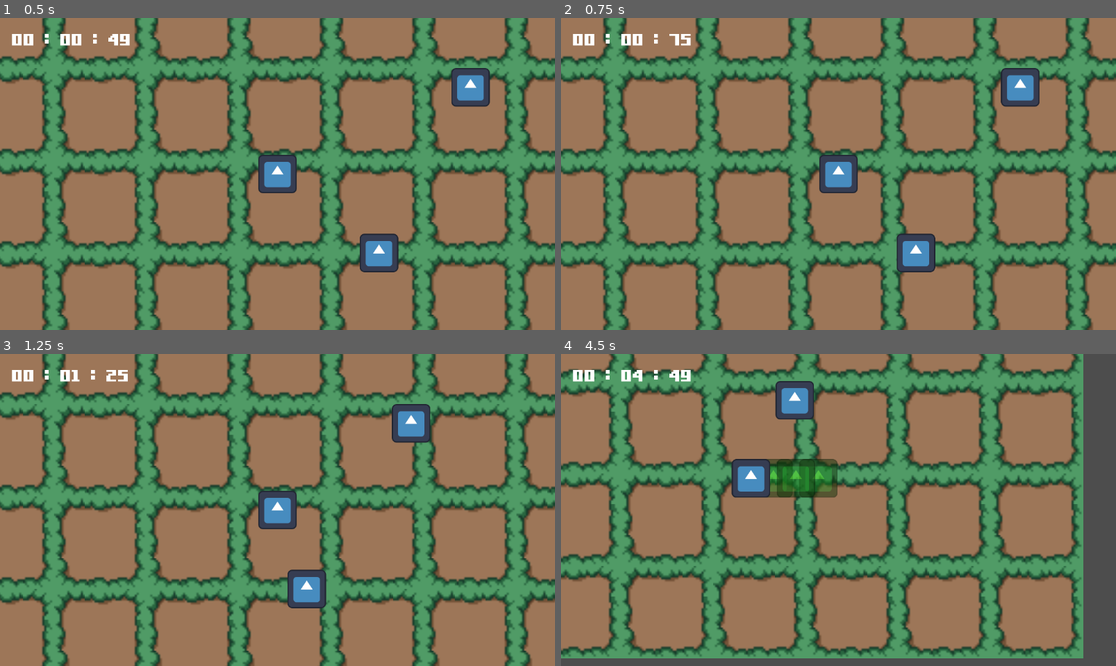
Above: before the commit, frames 1-4 (two rows, left to right).
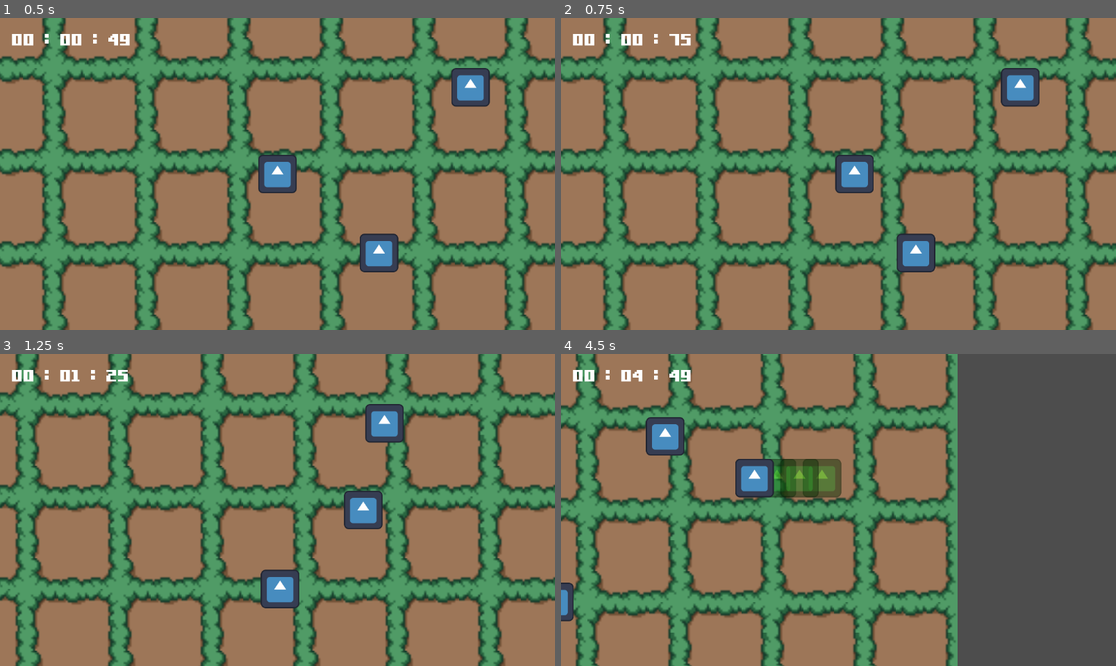
Above: after the commit, the same moments.

Repository: jpsalim21/gameoffjam2024
Game: Godot game, scene res://Cenas/CenaTeste.tscn
Two runs of this game, one before a commit and one after it. Both use one fixed random seed, a clock stepped at 60 frames per second and the inputs below. The engine's default icon, where the game draws it, is replaced by a stand-in: a white triangle on a blue panel in a dark square.
Inputs:
- Up to frame 1 (0.5 s): no input
- Up to frame 2 (0.75 s): hold D (direita) from 0.53 s (still down); hold J (Ataque) from 0.53 s (still down)
- Up to frame 3 (1.25 s): keep holding D (direita); keep holding J (Ataque)
- Up to frame 4 (4.5 s): release D (direita) at 1.28 s; release J (Ataque) at 1.28 s; hold S (baixo) 1.28-2.03 s; tap J (Ataque) at 1.35, 2.3, 2.85 s; hold D (direita) 2.03-2.78 s; hold L (SlowMotion) 2.03-2.78 s; hold W (cima) 2.78-3.53 s; hold J (Ataque) 3.53-4.28 s; hold A (esquerda) from 3.53 s (still down); tap L (SlowMotion) at 4.35 s

Frame 1 is identical in both runs. In frame 2, 0.9% of the frame differs, in the area x 46-57%, y 43-57%; in frame 3, 53%; in frame 4, 74%, in the area x 0-95%, y 0-100%.

Commit message:
Arruma ataque do personagem

Diff:
--- /dev/null
+++ b/Cenas/MenuInicial.tscn
@@ -0,0 +1,51 @@
+[gd_scene load_steps=2 format=3 uid="uid://d6mhugrt11bb"]
+
+[ext_resource type="FontFile" uid="uid://d1cninfllmpo" path="res://Fonts/Gamer.ttf" id="1_wcnkw"]
+
+[node name="Node" type="Node"]
+
+[node name="CanvasLayer" type="CanvasLayer" parent="."]
+
+[node name="Label" type="Label" parent="CanvasLayer"]
+anchors_preset = 5
+anchor_left = 0.5
+anchor_right = 0.5
+offset_left = -52.5
+offset_top = 90.0
+offset_right = 52.5
+offset_bottom = 113.0
+grow_horizontal = 2
+theme_override_fonts/font = ExtResource("1_wcnkw")
+theme_override_font_sizes/font_size = 76
+text = "Game off jam"
+horizontal_alignment = 1
+
+[node name="VBoxContainer" type="VBoxContainer" parent="CanvasLayer"]
+anchors_preset = 7
+anchor_left = 0.5
+anchor_top = 1.0
+anchor_right = 0.5
+anchor_bottom = 1.0
+offset_left = -170.5
+offset_top = -325.0
+offset_right = 170.5
+grow_horizontal = 2
+grow_vertical = 0
+
+[node name="Button" type="Button" parent="CanvasLayer/VBoxContainer"]
+layout_mode = 2
+theme_override_fonts/font = ExtResource("1_wcnkw")
+theme_override_font_sizes/font_size = 56
+text = "Jogar"
+
+[node name="Button2" type="Button" parent="CanvasLayer/VBoxContainer"]
+layout_mode = 2
+theme_override_fonts/font = ExtResource("1_wcnkw")
+theme_override_font_sizes/font_size = 56
+text = "Opções"
+
+[node name="Button3" type="Button" parent="CanvasLayer/VBoxContainer"]
+layout_mode = 2
+theme_override_fonts/font = ExtResource("1_wcnkw")
+theme_override_font_sizes/font_size = 56
+text = "Sair"
--- a/Scripts/Player.gd
+++ b/Scripts/Player.gd
@@ -11,7 +11,7 @@
 		direction = Input.get_vector("esquerda", "direita", "cima", "baixo")
 		velocity = direction.normalized() * SPEED
 	else:
-		velocity = direction * DASHSPEED
+		velocity = direction.normalized() * DASHSPEED
 	move_and_slide()
 
 func _unhandled_input(event: InputEvent) -> void:
@@ -20,34 +20,9 @@
 	if event.is_action_pressed("Ataque"):
 		atacarInimigo()
 
-
-var listaInimigos : Array[InimigoBase] = []
-
-func _detectouInimigo(body: Node2D) -> void:
-	listaInimigos.append(body as InimigoBase)
-	pass # Replace with function body.
-
-func _inimigoSaiu(body: Node2D) -> void:
-	listaInimigos.erase(body as InimigoBase)
-
 func atacarInimigo():
-	if listaInimigos.is_empty():
-		dashing = true
-		return
-
-	var alvo : InimigoBase = listaInimigos[0]
-	var dist = alvo.global_position.distance_squared_to(global_position)
-	var distTemp
-	for i in listaInimigos:
-		distTemp = i.global_position.distance_squared_to(global_position)
-		if distTemp < dist:
-			dist = distTemp
-			alvo = i
-	direction = alvo.global_position - global_position
-	direction = direction.normalized()
 	dashing = true
-	timer_dash.start(0.2)
-	alvo.tomouHit()
+	timer_dash.start(0.1)
 
 func _on_timer_dash_timeout() -> void:
 	dashing = false
